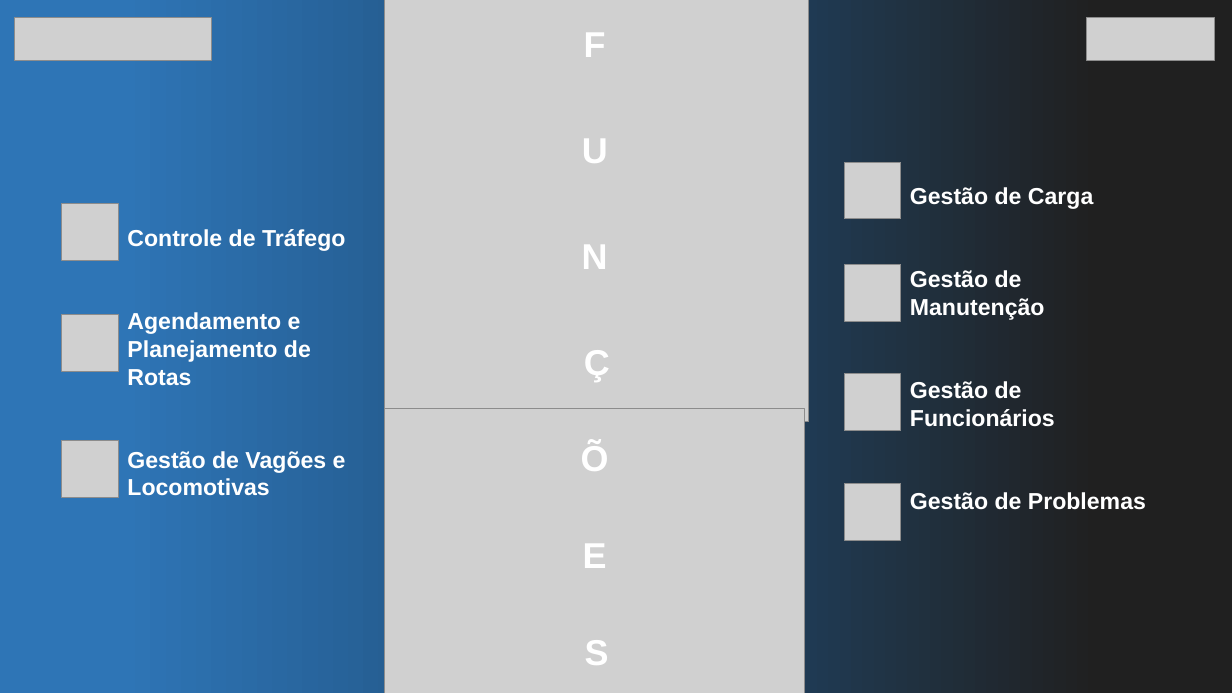
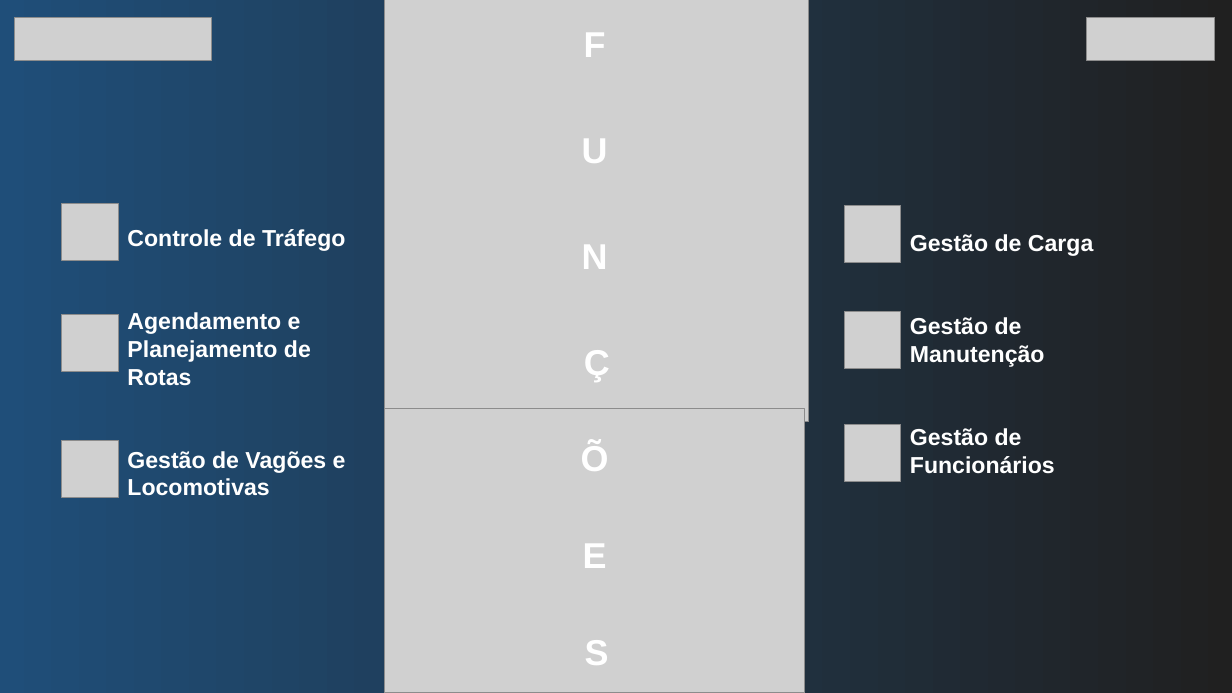
Before and after one commit to joaopaludo/RailWise, a slide deck: slide 3 of docs/Apresentação.pptx. Drawn at 1232x693 pixels with LibreOffice and Linux fonts; fonts in the diff are those of the drawing; grey boxes stand for pictures. Boxes give left, top, right and bottom in pixels: in the first picture for what was removed or moved away, otherwise in the second. Text is boxed around its words. In the diff, an @@ line names an element or a change of style, - is before the commit and + after.

```diff
--- a/docs/Apresentação.pptx
+++ b/docs/Apresentação.pptx
@@ rectangle at (0, 0, 1232, 693): fill gradient #2E75B6 to #1F4E79 to #202020 to gradient #1F4E79 to #202020 @@
@@ picture: place and size @@
-picture at (844, 162, 901, 219)
+picture at (844, 206, 900, 262)
@@ text "Gestão de Carga": place and size @@
-text "Gestão de Carga" at (910, 187, 1146, 510)
+text "Gestão de Carga" at (910, 234, 1093, 474)
@@ picture: place and size @@
-picture at (844, 264, 901, 322)
+picture at (844, 311, 900, 368)
@@ picture: place and size @@
-picture at (844, 374, 901, 432)
+picture at (844, 425, 900, 482)
@@ picture removed at (844, 483, 901, 541) @@
@@ text at (910, 492, 1146, 510): paragraph removed @@
-Gestão de Problemas
```
Also in this commit, not shown: 4 other slides changed, 1 slide added.
